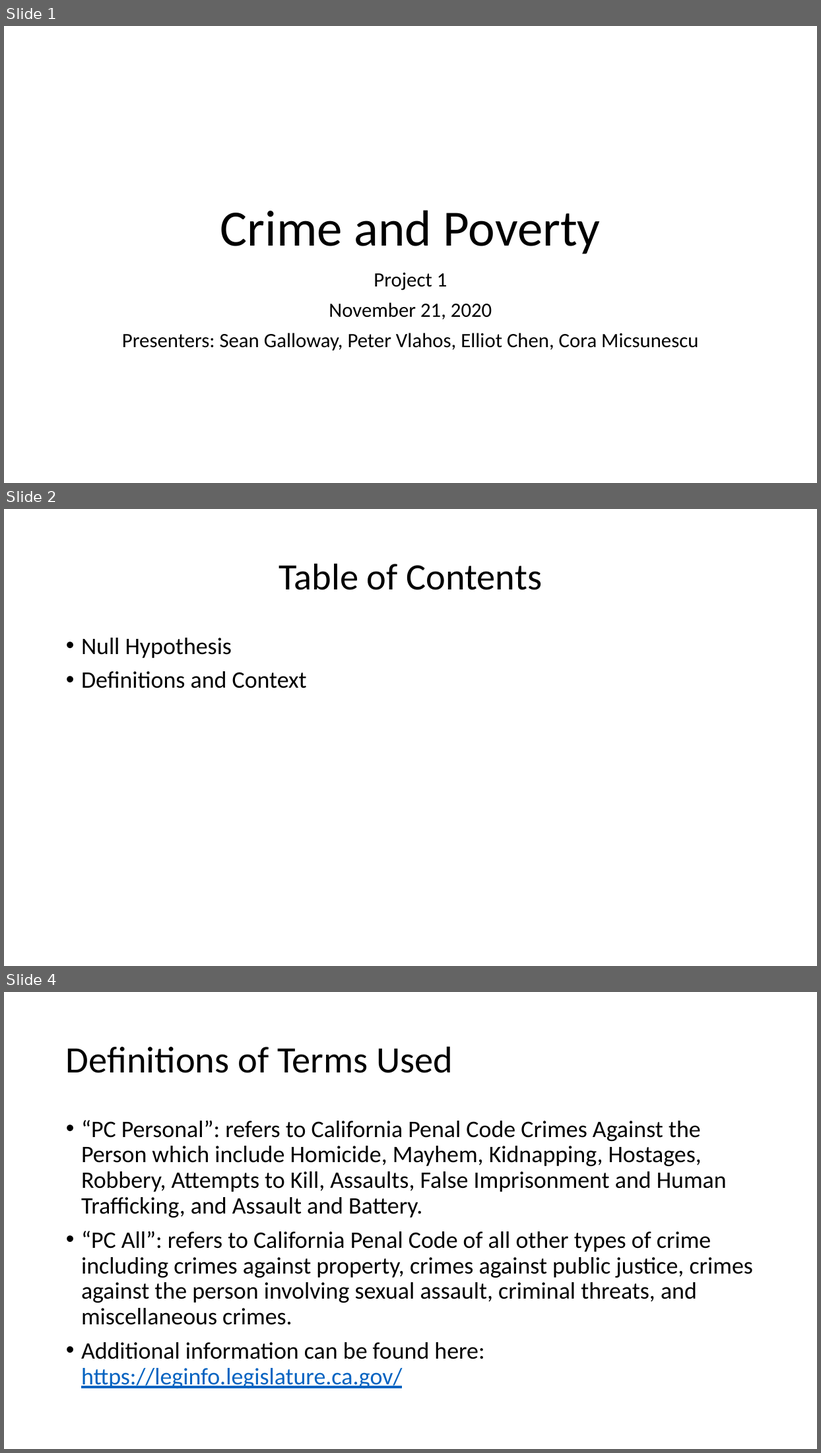
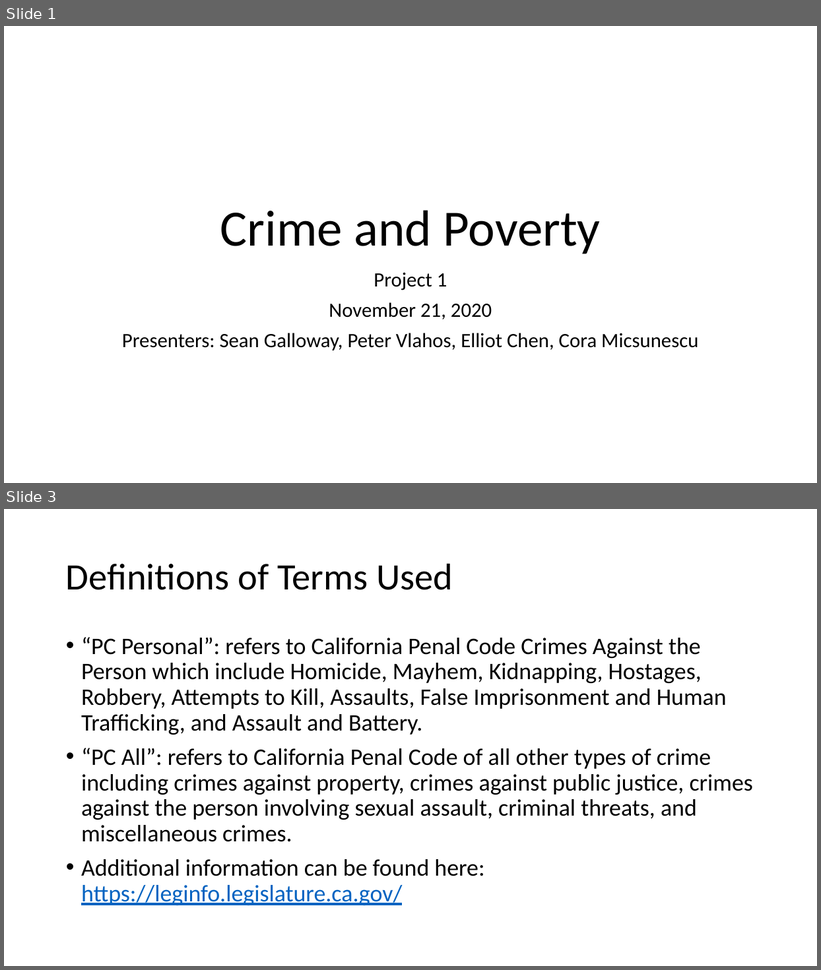
Before and after one commit to sean-galloway/Crime_and_Poverty, a slide deck: Project_1_Presentation.pptx. Shown one above the other, each under a label of ours: slides 1, 2 and 4 before the commit, slides 1 and 3 after it; the slides between them are not shown. The pictures are 821x1453 and 821x970 pixels, drawn with LibreOffice and Linux fonts; fonts in the diff are those of the drawing. Boxes give left, top, right and bottom in pixels: in the first picture for what was removed or moved away, otherwise in the second. Text is boxed around its words. In the diff, an @@ line names an element or a change of style, - is before the commit and + after.

```diff
--- a/Project_1_Presentation.pptx
+++ b/Project_1_Presentation.pptx
@@ slide 2 removed at [4,509,817,966], background #FFFFFF @@
@@ title removed at [279,563,543,590] @@
-Table of Contents
@@ text removed at [81,638,307,689] @@
-• Null Hypothesis
-• Definitions and Context
@@ what was slide 4 is now slide 3 @@
```
Also in this commit, not shown: 1 slide changed, 10 slides added.
